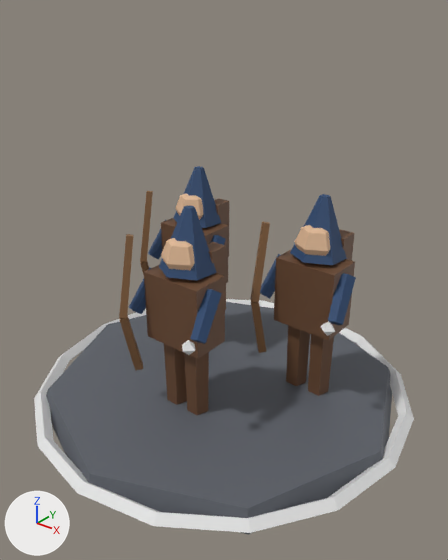
One commit to the FBX model Starline/Packages/com.starline.game/Runtime/Resources/StarlineModels/frigate.fbx: the scene before it, then after it.
Rendered twice from a 50 mm lens placed at (1.362, -1.695, 1.592), pointed at (0.05, -0.054, 0.575). Every picture has the same lights, and +X, +Y and +Z are marked at lower left. The older version comes first. Where no turn or scale is listed for an object, it has been applied to the vertices.

The older version as bpy lines, for what is in view:
```python
me_frigate = bpy.data.meshes.new('frigate')
me_frigate.from_pydata(...)  # 404 vertices, 350 faces; spans x -0.78..0.78, y -0.78..0.78, z 0.0..0.89
# faces by material slot: [262, 88]
me_frigate.materials.append(mat_hull_003)  # picture img_palette_png
me_frigate.materials.append(mat_glow_003)  # white #e7e7e7
ob_frigate = bpy.data.objects.new('frigate', me_frigate)
ob_frigate.location = (0.0, 0.0, 0.0)
```
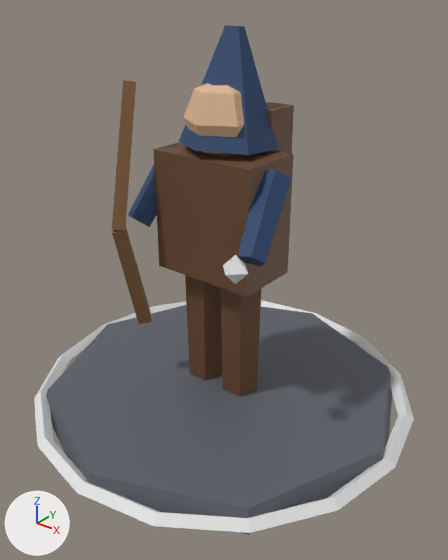
Boxes [x1, y1, x2, y2] around the edits, measured in the pictures (448 x 560 px; the box of a moved part takes in the faces that stretch with it):
'frigate', reshaped (38% taller)
    before: [34, 166, 414, 534]
    after: [34, 25, 414, 534]
part 1 of me_frigate, moved or reshaped
    before: [159, 206, 217, 280]
    after: [179, 25, 279, 155]
part 2 of me_frigate, moved or reshaped
    before: [182, 340, 195, 355]
    after: [223, 255, 248, 284]
part 3 of me_frigate, deleted
    before: [140, 166, 356, 396]
part 4 of me_frigate, moved or reshaped
    before: [119, 234, 226, 415]
    after: [112, 80, 294, 397]

The change, as a diff of the scene's bpy script:
```diff
--- a/Starline/Packages/com.starline.game/Runtime/Resources/StarlineModels/frigate.fbx.py
+++ b/Starline/Packages/com.starline.game/Runtime/Resources/StarlineModels/frigate.fbx.py
@@ me_frigate @@
 # used by ob_frigate; location = (0.0, 0.0, 0.0)
-me_frigate.from_pydata(...)  # 404 vertices, 350 faces; spans x -0.78..0.78, y -0.78..0.78, z 0.0..0.89
+me_frigate.from_pydata(...)  # 188 vertices, 166 faces; spans x -0.78..0.78, y -0.78..0.78, z 0.0..1.45
+# me_frigate part 1: the loose piece of 12 vertices spanning x -0.09..0.09, y -0.31..-0.1, z 0.65..0.89 is scaled about its middle by 1.7, then moved by (0.0, 0.23, 0.48)
+# me_frigate part 2: the loose piece of 6 vertices spanning x 0.13..0.19, y -0.42..-0.36, z 0.45..0.51 is scaled about its middle by 1.7, then moved by (0.11, 0.1, 0.28)
+# me_frigate part 3: 20 loose pieces with 216 vertices, spanning x -0.49..0.49, y -0.02..0.32, z 0.08..0.89, are deleted
+# me_frigate part 4
+# 32 vertices are removed from x -0.18..0.15, y -0.33..-0.08, z 0.64..0.8
+# 42 faces are deleted
+# 58 vertices move from x -0.19..0.19, y -0.4..-0.08, z 0.08..0.64 to x -0.32..0.33, y -0.3..0.24, z 0.08..1.03
+# 24 vertices are added at x -0.31..0.25, y -0.19..0.14, z 1.03..1.3
+# 8 new vertices lie (0.0, 0.0, 0.45) away from vertices in x -0.12..0.12, y -0.3..-0.08, z 0.38..0.47
+# 42 new faces join them, mat_hull_003 (picture img_palette_png)
 me_frigate.materials.append(mat_hull_003)
```
